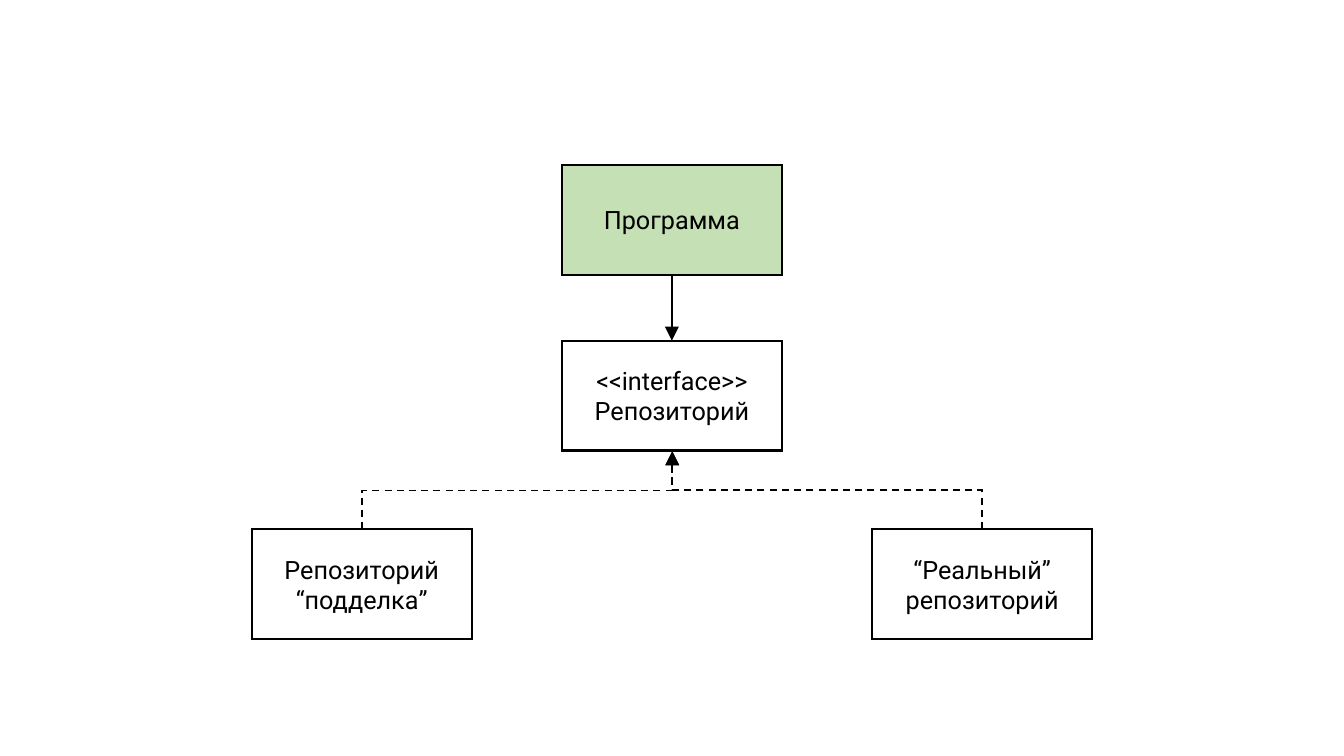
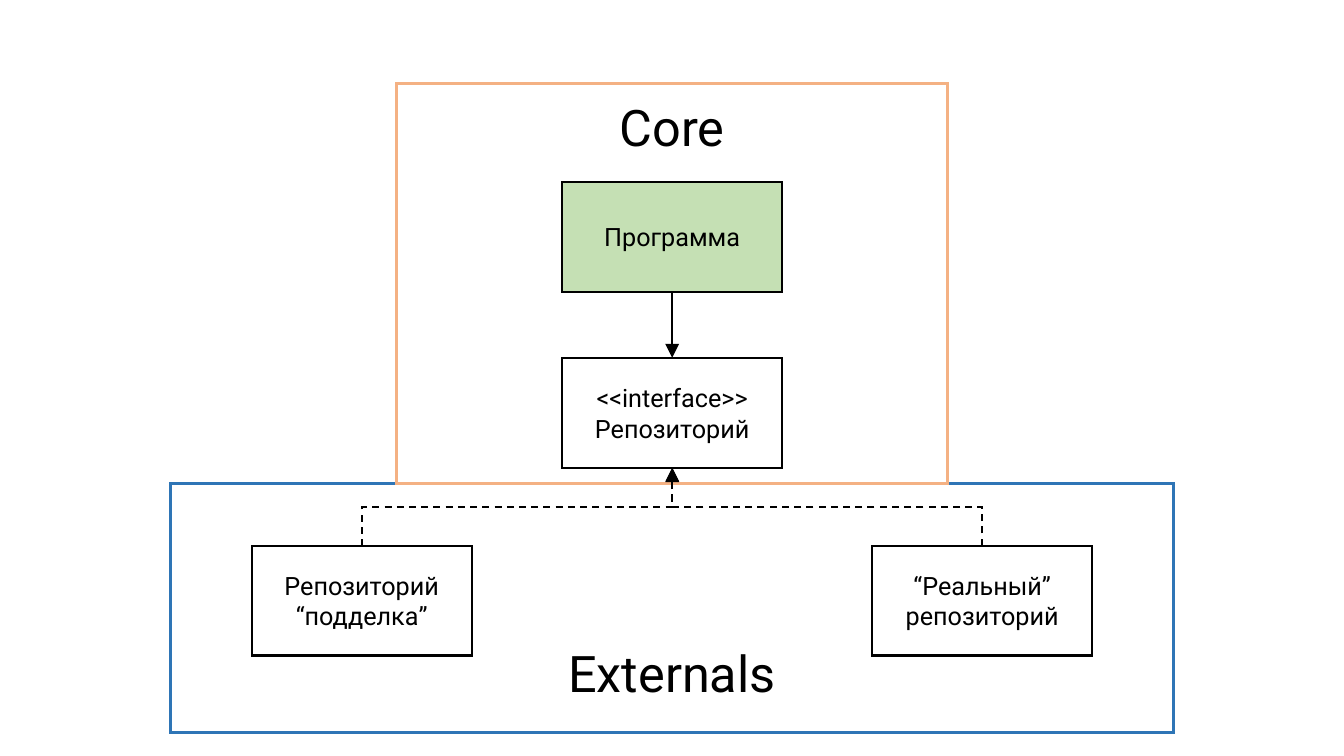
Before and after one commit to rkhaimov/brain-gym, a slide deck: slide 68 of Презентация.pptx (slide 50 before the commit). Drawn at 1344x756 pixels with LibreOffice and Linux fonts; fonts in the diff are those of the drawing. Boxes give left, top, right and bottom in pixels: in the first picture for what was removed or moved away, otherwise in the second. Text is boxed around its words. In the diff, an @@ line names an element or a change of style, - is before the commit and + after.

```diff
--- a/Презентация.pptx
+++ b/Презентация.pptx
@@ rectangle added at (396,84,948,484), outline #F4B183 2.25 pt @@
@@ text added at (620,109,725,147), 36 pt, text #000000 @@
+Core
@@ elbow arrow moved from (673, 274) - (673, 341) to (673, 292) - (673, 358) @@
@@ 4 rectangles, 2 elbow arrows: place and size @@
-4 rectangles, 2 elbow arrows at (252,164,1092,639)
+4 rectangles, 2 elbow arrows at (252,181,1092,655)
@@ rectangle added at (170,484,1174,733), outline #2E75B6 2.25 pt @@
@@ text added at (568,654,775,693), 36 pt, text #000000 @@
+Externals
```
Also in this commit, not shown: 5 other slides changed, 33 slides added, 2 slides removed, 2 other files.
